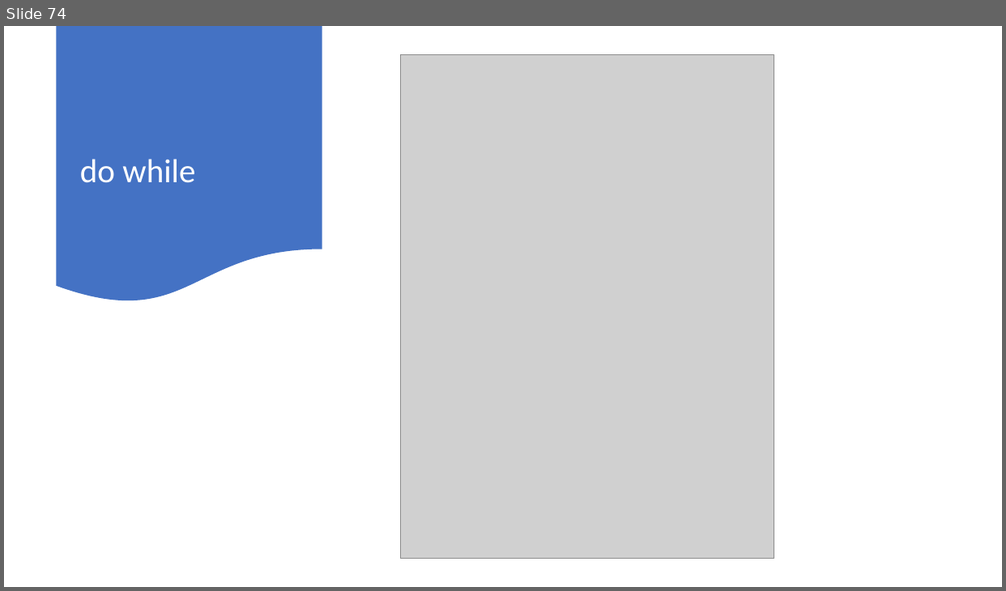
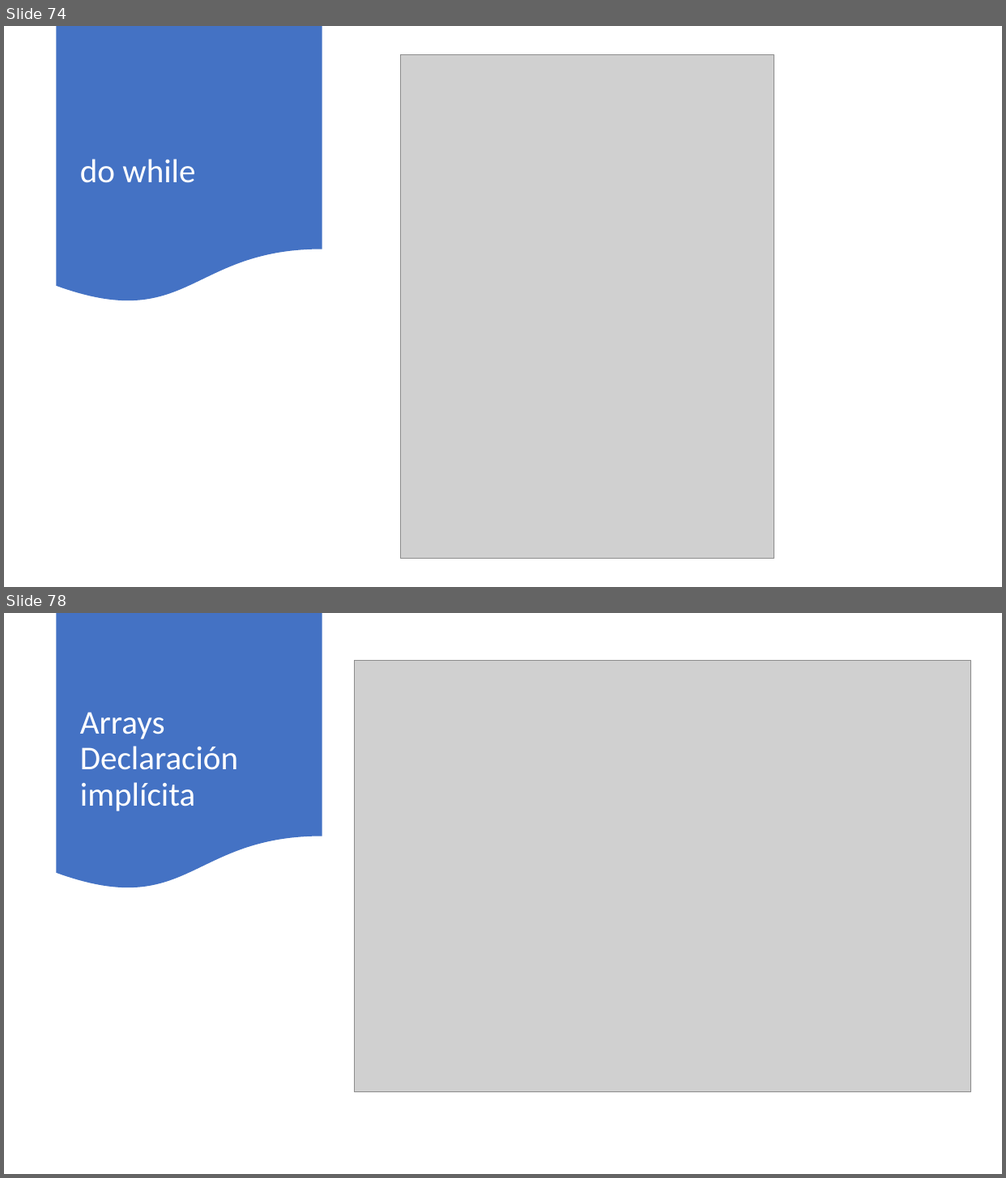
Before and after one commit to AlbertOsinaga/Curso201, a slide deck: Curso201.pptx. Shown one above the other, each under a label of ours: slide 74 before the commit, slides 74 and 78 after it; the slides between them are not shown. The pictures are 1006x591 and 1006x1178 pixels, drawn with LibreOffice and Linux fonts; fonts in the diff are those of the drawing; grey boxes stand for pictures. Boxes give left, top, right and bottom in pixels: in the first picture for what was removed or moved away, otherwise in the second. Text is boxed around its words. In the diff, an @@ line names an element or a change of style, - is before the commit and + after.

Commit message:
80-ArrayMultidimensionales

```diff
--- a/Curso201.pptx
+++ b/Curso201.pptx
@@ slide 78 added at [4, 613, 1002, 1174], background #FFFFFF @@
@@ flow chart document added at [57, 613, 322, 892], fill #4472C4 @@
@@ picture added at [355, 661, 971, 1093] @@
@@ title added at [80, 712, 238, 811], 32 pt, text #FFFFFF @@
+Arrays
+Declaración implícita
```
Also in this commit, not shown: 5 other slides added, 34 other files.
